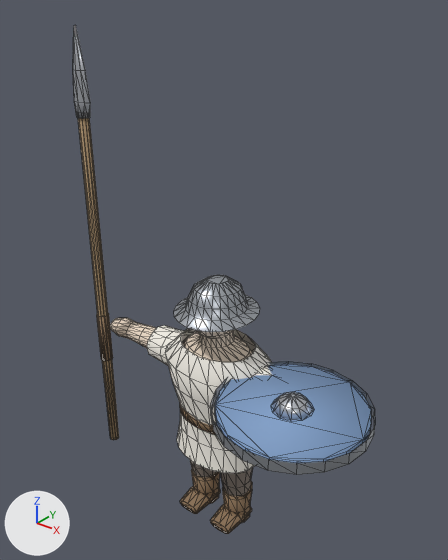
The glTF model public/models/units/spearman_rigged.glb: old version first, new version second.
The view is the same before and after, from a 50 mm camera at (0.712, -0.881, 1.157) aimed at (0.023, -0.019, 0.623). The lights are fixed; the arrows at lower left show +X, +Y and +Z. The older version comes first. Mesh edges are drawn as thin lines. Where no turn or scale is listed for an object, it has been applied to the vertices.

The first picture shows 'MedievalSpearman', 'Shield', 'SpearWeapon'.
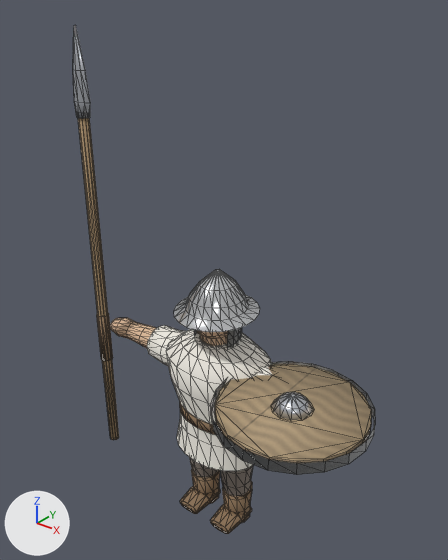
Boxes [x1, y1, x2, y2] around the edits, measured in the pictures (448 x 560 px; the box of a moved part takes in the faces that stretch with it):
'MedievalSpearman', surface changed, recoloured, reshaped: before [110, 275, 272, 534]; after [110, 269, 272, 534]
'Shield', surface changed, recoloured (blue to brown): [211, 361, 374, 475] in both
part 1 of me_body_torsohead, rebuilt: before [165, 328, 271, 473]; after [167, 329, 271, 471]
part 2 of me_body_torsohead, added (mostly hidden): after [194, 327, 242, 349]
part 3 of me_body_torsohead, moved or reshaped: before [185, 275, 248, 321]; after [185, 269, 248, 321]
part 4 of me_body_torsohead, moved or reshaped: before [147, 325, 193, 365]; after [147, 325, 186, 366]
part 5 of me_body_torsohead, moved or reshaped (mostly hidden): before [257, 367, 272, 375]; after [258, 368, 272, 375]
part 6 of me_shield_board, recoloured: [211, 361, 375, 475] in both

Edits to the bpy script that builds the scene:
```text
Change mat_spearmanskin:
    remove # nodes: BsdfPrincipled, OutputMaterial
    remove # colours: beige #efddc8
    nodes: BsdfPrincipled, Mix, OutputMaterial, TexImage, UVMap, VertexColor
    uses the picture img_tex_spearman_skin
Change mat_spearmangambeson:
    add n7 = _N.new('ShaderNodeMix'); n7.name = 'Mix'
    add n7.data_type = 'RGBA'
    add n7.blend_type = 'MULTIPLY'
    add n7.inputs[0].default_value = 1.0  # 'Factor'
    add n8 = _N.new('ShaderNodeVertexColor'); n8.name = 'Color Attribute'
    where n2 = _N.new('ShaderNodeTexImage'); n2.name = 'Image Texture'
    where n0 = _N.new('ShaderNodeBsdfPrincipled'); n0.name = 'Principled BSDF'
    remove _L.new(n2.outputs[0], n0.inputs[0])  # 'Color' to 'Base Color'
    add _L.new(n7.outputs[2], n0.inputs[0])  # 'Result' to 'Base Color'
    add _L.new(n8.outputs[0], n7.inputs[7])  # 'Color' to 'B'
    add _L.new(n2.outputs[0], n7.inputs[6])  # 'Color' to 'A'
Change mat_spearmanleather:
    where n0 = _N.new('ShaderNodeBsdfPrincipled'); n0.name = 'Principled BSDF'
    remove n0.inputs[0].default_value = (0.28, 0.18, 0.1, 1.0)  # 'Base Color', brown #907659
    add n2 = _N.new('ShaderNodeMix'); n2.name = 'Mix'
    add n2.data_type = 'RGBA'
    add n2.blend_type = 'MULTIPLY'
    add n2.inputs[0].default_value = 1.0  # 'Factor'
    add n2.inputs[7].default_value = (0.28, 0.18, 0.1, 1.0)  # 'B', brown #907659
    add n3 = _N.new('ShaderNodeVertexColor'); n3.name = 'Color Attribute'
    add _L.new(n2.outputs[2], n0.inputs[0])  # 'Result' to 'Base Color'
    add _L.new(n3.outputs[0], n2.inputs[6])  # 'Color' to 'A'
Change mat_spearmantrousers:
    where n0 = _N.new('ShaderNodeBsdfPrincipled'); n0.name = 'Principled BSDF'
    remove n0.inputs[0].default_value = (0.24, 0.2, 0.17, 1.0)  # 'Base Color', grey #867c73
    add n2 = _N.new('ShaderNodeMix'); n2.name = 'Mix'
    add n2.data_type = 'RGBA'
    add n2.blend_type = 'MULTIPLY'
    add n2.inputs[0].default_value = 1.0  # 'Factor'
    add n2.inputs[7].default_value = (0.24, 0.2, 0.17, 1.0)  # 'B', grey #867c73
    add n3 = _N.new('ShaderNodeVertexColor'); n3.name = 'Color Attribute'
    add _L.new(n2.outputs[2], n0.inputs[0])  # 'Result' to 'Base Color'
    add _L.new(n3.outputs[0], n2.inputs[6])  # 'Color' to 'A'
Change mat_spearmanhelmetiron:
    remove # nodes: BsdfPrincipled, OutputMaterial
    remove # colours: light grey #b5bac0
    nodes: BsdfPrincipled, Mix, NormalMap, OutputMaterial, TexImage x2, UVMap x2, VertexColor
    uses the picture img_tex_spearman_plate
Change mat_shieldface:
    remove # nodes: BsdfPrincipled, OutputMaterial
    remove # colours: blue #81a0c8
    nodes: BsdfPrincipled, Mix, OutputMaterial, TexImage, VertexColor
    uses the picture img_tex_spearman_shield
Change mat_spearmansteel:
    where n0 = _N.new('ShaderNodeBsdfPrincipled'); n0.name = 'Principled BSDF'
    remove n0.inputs[0].default_value = (0.64, 0.67, 0.72, 1.0)  # 'Base Color', light grey #d1d6dd
    add n2 = _N.new('ShaderNodeMix'); n2.name = 'Mix'
    add n2.data_type = 'RGBA'
    add n2.blend_type = 'MULTIPLY'
    add n2.inputs[0].default_value = 1.0  # 'Factor'
    add n2.inputs[7].default_value = (0.64, 0.67, 0.72, 1.0)  # 'B', light grey #d1d6dd
    add n3 = _N.new('ShaderNodeVertexColor'); n3.name = 'Color Attribute'
    add _L.new(n2.outputs[2], n0.inputs[0])  # 'Result' to 'Base Color'
    add _L.new(n3.outputs[0], n2.inputs[6])  # 'Color' to 'A'
Add mat_spearmanhelmetiron_001:
    mat_spearmanhelmetiron_001 = bpy.data.materials.new('SpearmanHelmetIron.001')
    # uses the picture img_tex_spearman_plate
Add mat_spearmanchainmail:
    mat_spearmanchainmail = bpy.data.materials.new('SpearmanChainmail')
    # uses the picture img_tex_spearman_chainmail
Change me_body_torsohead:
    remove me_body_torsohead.from_pydata(...)  # 1014 vertices, 1880 faces; spans x -0.322..0.322, y -0.106..0.079, z 0.0..0.616
    add me_body_torsohead.from_pydata(...)  # 1182 vertices, 2180 faces; spans x -0.322..0.322, y -0.106..0.079, z 0.0..0.634
    me_body_torsohead part 1: the loose piece of 120 vertices spanning x -0.126..0.126, y -0.1..0.079, z 0.185..0.471 is rebuilt with 180 vertices and now spans x -0.122..0.122, y -0.098..0.079, z 0.191..0.489
    me_body_torsohead part 2: a new loose piece of 60 vertices spanning x -0.055..0.055, y -0.04..0.047, z 0.478..0.552, in mat_spearmanchainmail
    me_body_torsohead part 3: 66 vertices moved from x -0.055..0.055, y -0.075..0.049, z 0.572..0.616 to x -0.054..0.054, y -0.074..0.048, z 0.574..0.634
    me_body_torsohead part 4: 20 vertices moved from x -0.138..-0.08, y -0.055..0.038, z 0.354..0.45 to x -0.138..-0.081, y -0.056..0.039, z 0.354..0.45; 11 vertices removed from x -0.183..-0.18, y -0.039..0.035, z 0.36..0.436; 35 vertices added at x -0.183..-0.167, y -0.04..0.035, z 0.36..0.436
    me_body_torsohead part 5: 20 vertices moved from x 0.08..0.137, y -0.055..0.044, z 0.354..0.45 to x 0.08..0.137, y -0.056..0.044, z 0.354..0.45; 11 vertices removed from x 0.18..0.184, y -0.045..0.034, z 0.36..0.431; 35 vertices added at x 0.167..0.184, y -0.045..0.035, z 0.36..0.431
    add me_body_torsohead.materials.append(mat_spearmanchainmail)
Change me_shield_board:
    where me_shield_board.from_pydata(...)  # 116 vertices, 184 faces; spans x -0.152..0.152, y -0.152..0.152, z -0.012..0.036
    me_shield_board part 6: all 40 faces that had it switch from mat_spearmanhelmetiron (light grey #b5bac0) to mat_spearmanhelmetiron_001
    me_shield_board part 7: texture (UV) coordinates changed
    me_shield_board part 8: vertex colours changed
```
